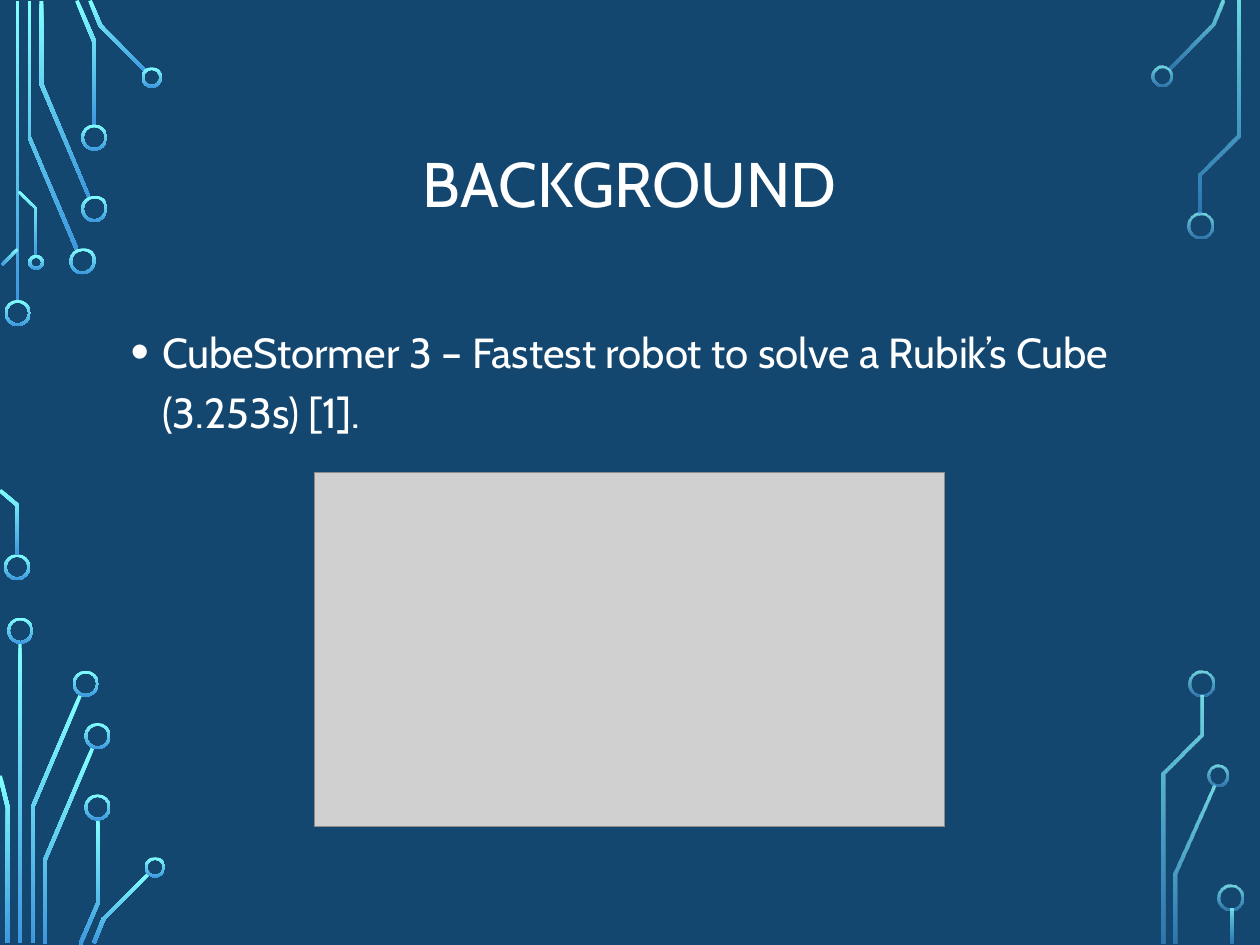
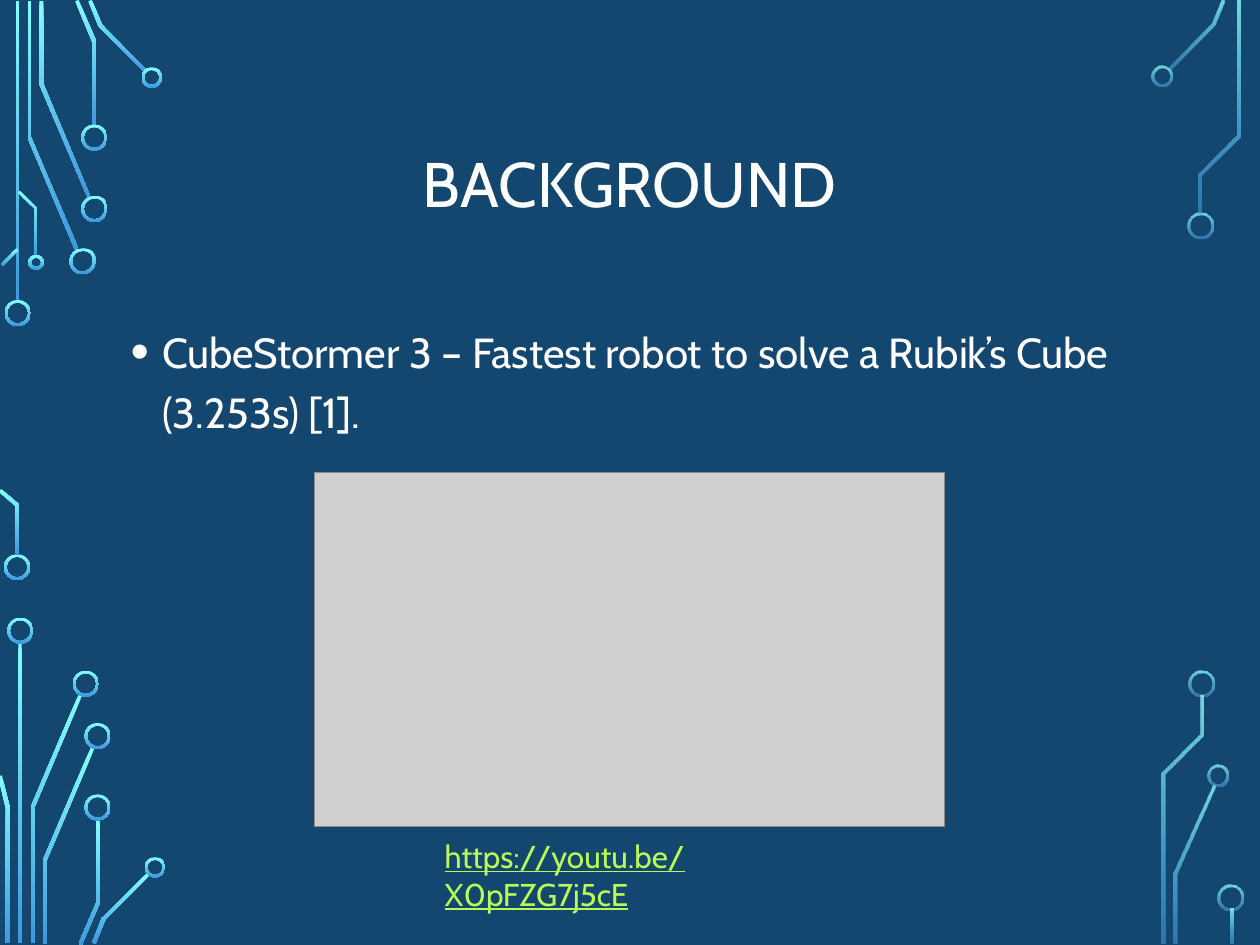
Before and after one commit to jon-whit/herbert, a slide deck: slide 2 of Documents/Presentations/HerbertPresentation.pptx. Drawn at 1260x945 pixels with LibreOffice and Linux fonts; fonts in the diff are those of the drawing; grey boxes stand for pictures; background and template pictures are left out. Boxes give left, top, right and bottom in pixels: in the first picture for what was removed or moved away, otherwise in the second. Text is boxed around its words. In the diff, an @@ line names an element or a change of style, - is before the commit and + after.

Commit message:
Fixed document formatting and added presentation files.

```diff
--- a/Documents/Presentations/HerbertPresentation.pptx
+++ b/Documents/Presentations/HerbertPresentation.pptx
@@ text added at (x1=445, y1=844, x2=685, y2=913), 18 pt, text #B8FA56, underline @@
+https://youtu.be/X0pFZG7j5cE
```
Also in this commit, not shown: 2 other files.
